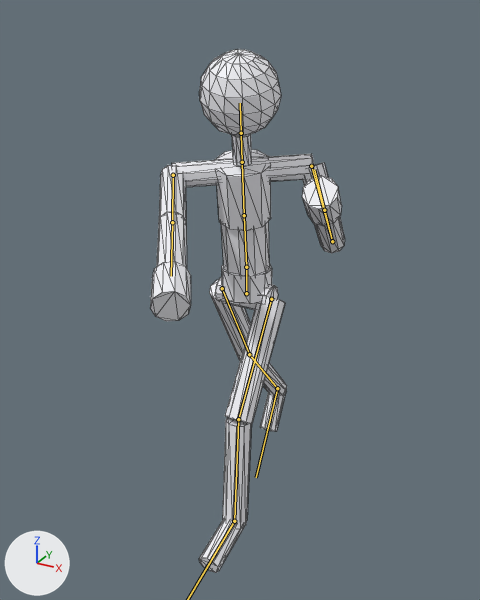
The glTF model assets/characters/stickman.glb, before and after one commit.
Before and after are seen from a 50 mm camera at (1.029, -2.1, 1.78) aimed at (0.023, -0.271, 0.866). The lights are fixed; the arrows at lower left show +X, +Y and +Z. The picture after the commit comes second. Both versions are drawn at frame 7 of the action 'punch_basic'; the numbers are the values there. The bones that change, and the others that lie on the model, are drawn over the model as lines. Mesh edges are drawn as thin lines.

Names of what the first picture shows: 'Stickman_Mesh'.
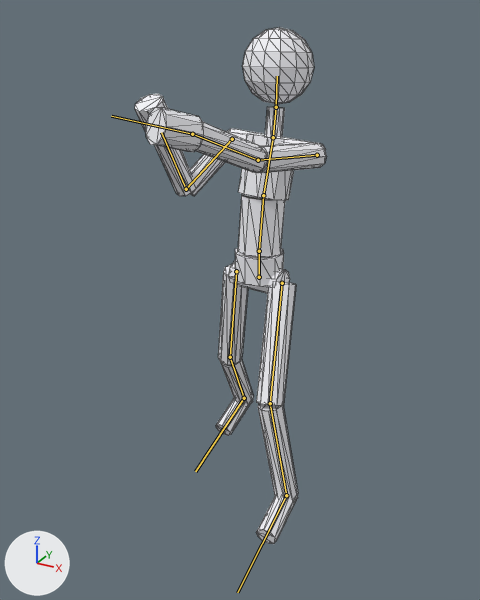
What the commit changed:
Bone 'Hips' (bone_hips) moves from (0.0, -0.1, 0.18) to (0.0, -0.07, 0.085).
Bone 'Hips' (bone_hips) turns from (0, 0, 0) to (0, -6, 0) degrees about its own x, y and z.
Bone 'LeftUpperLeg' (bone_leftupperleg) turns from (-34, 0, 0) to (-26, -6, -8) degrees about its own x, y and z.
Bone 'LeftLowerLeg' (bone_leftlowerleg) turns from (30, 0, 0) to (32, 0, 0) degrees about its own x, y and z.
Bone 'LeftFoot' (bone_leftfoot) turns from (0, 0, 0) to (-10, 0, 0) degrees about its own x, y and z.
Bone 'RightUpperLeg' (bone_rightupperleg) turns from (30, 0, 0) to (9, -6, 10) degrees about its own x, y and z.
Bone 'RightLowerLeg' (bone_rightlowerleg) turns from (12, 0, 0) to (24, 0, 0) degrees about its own x, y and z.
Bone 'RightFoot' (bone_rightfoot) turns from (0, 0, 0) to (-28, 0, 0) degrees about its own x, y and z.
Bone 'Spine' (bone_spine) turns from (10, 14, 0) to (-6, -5, 0) degrees about its own x, y and z.
Bone 'Chest' (bone_chest) turns from (8, 18, 0) to (-7, -12, 0) degrees about its own x, y and z.
Bone 'LeftUpperArm' (bone_leftupperarm) turns from (-30, 0, -15) to (-82, 0, -4) degrees about its own x, y and z.
Bone 'LeftLowerArm' (bone_leftlowerarm) turns from (-120, 0, 0) to (-19, 0, 0) degrees about its own x, y and z.
Bone 'LeftHand' (bone_lefthand) turns from (0, 0, 0) to (8, 0, 0) degrees about its own x, y and z.
Bone 'Neck' (bone_neck) turns from (0, 0, 0) to (6, 0, 0) degrees about its own x, y and z.
Bone 'RightUpperArm' (bone_rightupperarm) turns from (-88, 0, 0) to (-35, 0, 12) degrees about its own x, y and z.
Bone 'RightLowerArm' (bone_rightlowerarm) turns from (-3, 0, 0) to (-105, 0, 0) degrees about its own x, y and z.

What differs and where, as boxes [x1, y1, x2, y2] in the pictures (480 x 600 px):
'Stickman_Mesh', posed: before [150, 49, 345, 573]; after [135, 27, 327, 544]
bone 'Hips', root to tip: before (246, 293) to (246, 267); after (259, 277) to (259, 251)
bone 'LeftUpperLeg', root to tip: before (271, 299) to (238, 419); after (282, 283) to (270, 403)
bone 'LeftLowerLeg', root to tip: before (238, 419) to (234, 521); after (270, 403) to (286, 495)
bone 'RightUpperLeg', root to tip: before (222, 288) to (249, 354); after (236, 271) to (230, 357)
bone 'RightLowerLeg', root to tip: before (249, 354) to (277, 388); after (230, 357) to (244, 398)
bone 'RightFoot', root to tip: before (277, 388) to (256, 477); after (244, 398) to (195, 471)
bone 'Spine', root to tip: before (246, 267) to (244, 215); after (259, 251) to (263, 195)
bone 'Chest', root to tip: before (244, 215) to (242, 162); after (263, 195) to (273, 137)
bone 'LeftUpperArm', root to tip: before (311, 166) to (332, 241); after (317, 155) to (258, 160)
bone 'LeftLowerArm', root to tip: before (332, 241) to (324, 210); after (258, 160) to (192, 134)
bone 'LeftHand', root to tip: before (324, 210) to (314, 169); after (192, 134) to (111, 116)
bone 'Neck', root to tip: before (242, 162) to (241, 133); after (273, 137) to (276, 107)
bone 'RightUpperArm', root to tip: before (173, 175) to (172, 222); after (232, 139) to (186, 189)
bone 'RightLowerArm', root to tip: before (172, 222) to (171, 276); after (186, 189) to (161, 132)
